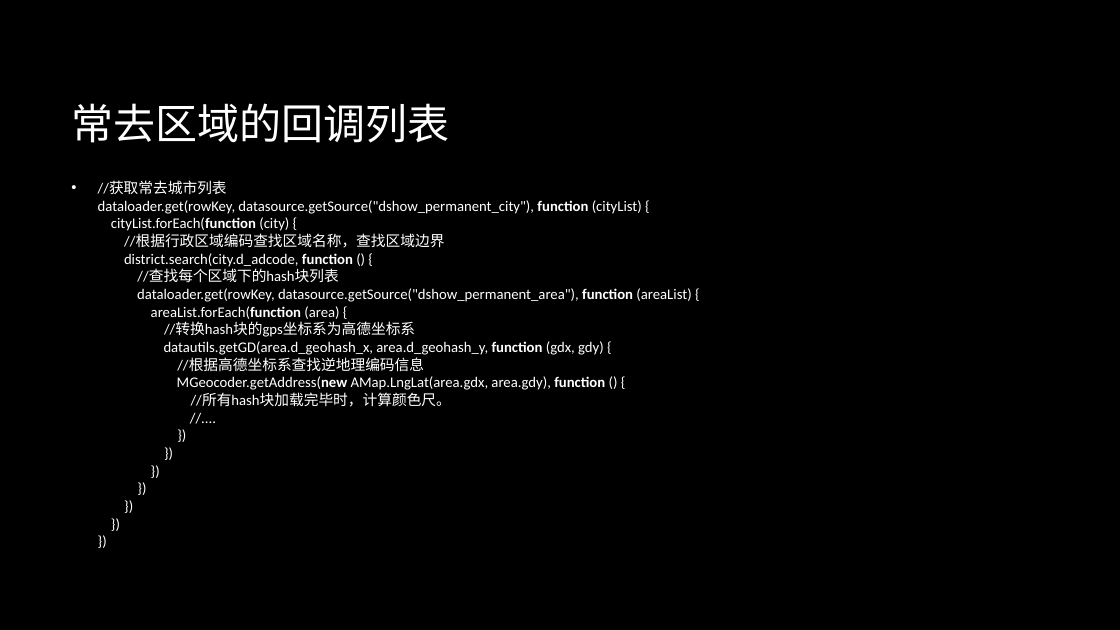
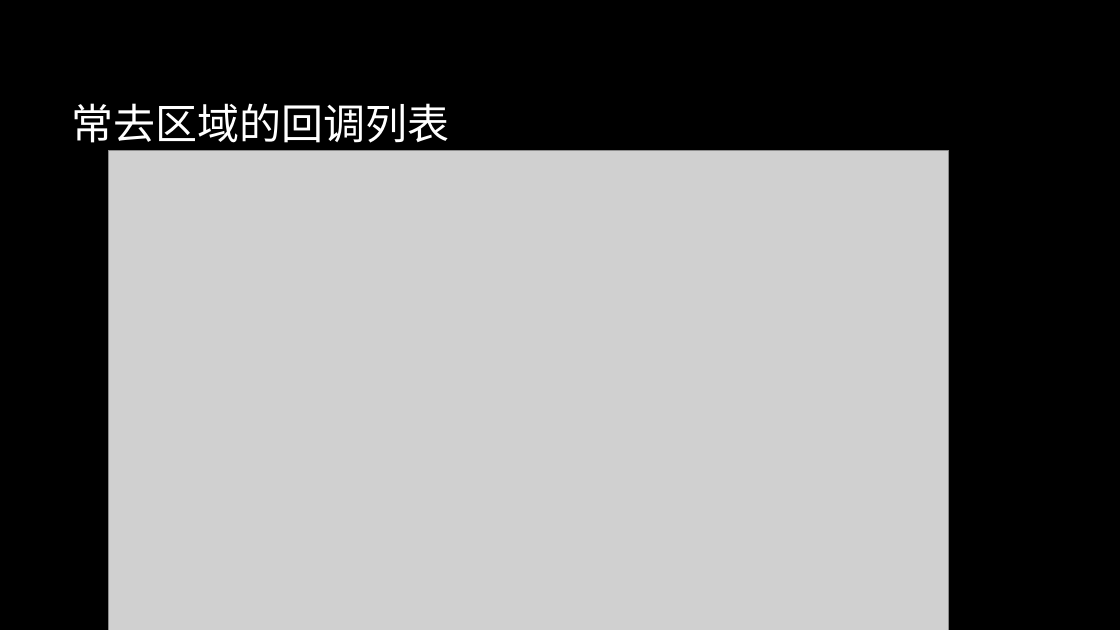
Before and after one commit to zhanglingkang/study, a slide deck: slide 23 of article/front-end/前端技术分享.pptx. Drawn at 1120x630 pixels with LibreOffice and Linux fonts; fonts in the diff are those of the drawing; grey boxes stand for pictures; background and template pictures are left out. Boxes give left, top, right and bottom in pixels: in the first picture for what was removed or moved away, otherwise in the second. Text is boxed around its words. In the diff, an @@ line names an element or a change of style, - is before the commit and + after.

Commit message:
update fe ppt

```diff
--- a/article/front-end/前端技术分享.pptx
+++ b/article/front-end/前端技术分享.pptx
@@ picture added at [108,150,949,630] @@
@@ text removed at [98,200,691,407] @@
-• //获取常去城市列表
-  dataloader.get(rowKey, datasource.getSource("dshow_permanent_city"), function (cityList) {
-  cityList.forEach(function (city) {
-  //根据行政区域编码查找区域名称，查找区域边界
-  district.search(city.d_adcode, function () {
-  //查找每个区域下的hash块列表
-  dataloader.get(rowKey, datasource.getSource("dshow_permanent_area"), function (areaList) {
-  areaList.forEach(function (area) {
-  //转换hash块的gps坐标系为高德坐标系
-  datautils.getGD(area.d_geohash_x, area.d_geohash_y, function (gdx, gdy) {
-  //根据高德坐标系查找逆地理编码信息
-  MGeocoder.getAddress(new AMap.LngLat(area.gdx, area.gdy), function () {
-  //所有hash块加载完毕时，计算颜色尺。
-  //....
-  })
-  })
-  })
-  })
-  })
-  })
-  })
```
Also in this commit, not shown: 4 other slides changed, 2 slides added, 1 slide removed.
